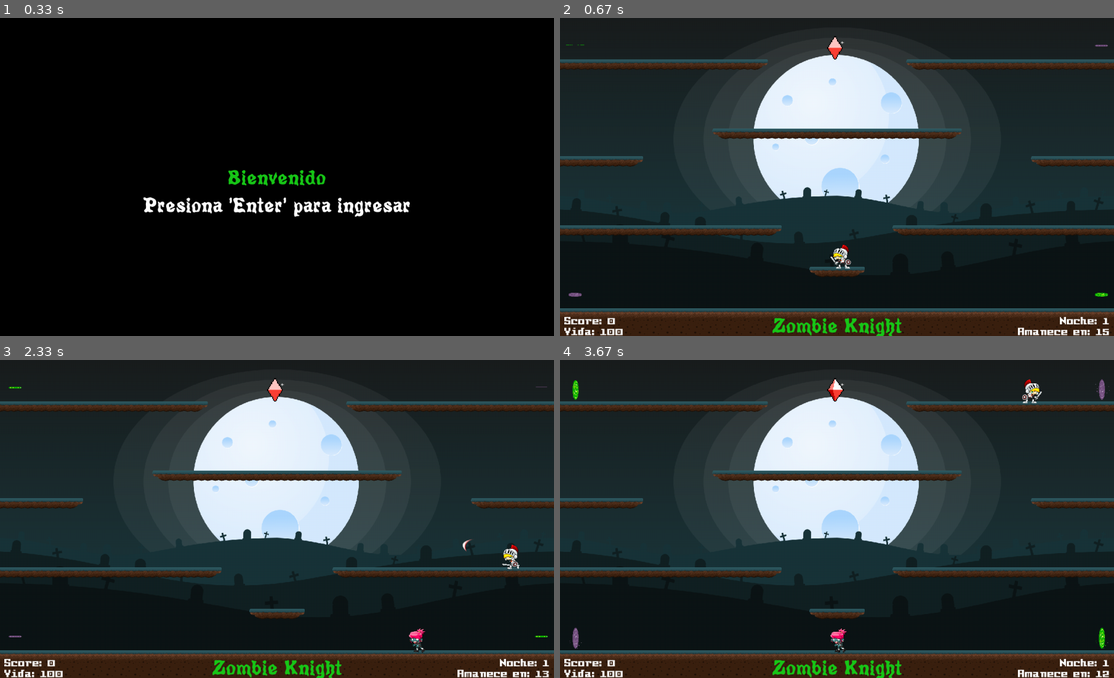
Above: before the commit, frames 1-4 (two rows, left to right).
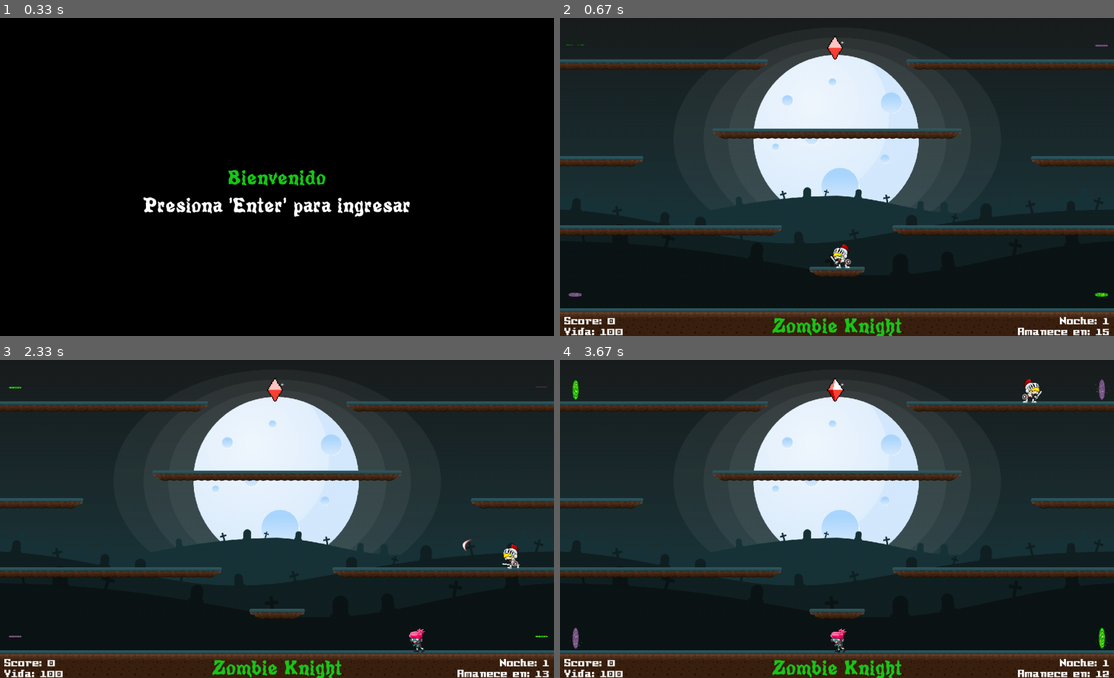
Above: after the commit, the same moments.

Repository: Delbelt/Juego-Python-Pygame-2D
Game: pygame game, started from zombie_knight.py
Same seed, same stepped clock (60 frames per second), same inputs: the game is played once before the commit and once after it.
Inputs:
- Up to frame 1 (0.33 s): no input
- Up to frame 2 (0.67 s): tap Enter at 0.33 s
- Up to frame 3 (2.33 s): tap Enter at 0.67 s; hold Right 1-1.47 s; tap Space at 1.07, 1.37, 1.57, 1.87, 2.07 s; hold Right 1.5-1.97 s; hold Left from 2 s (still down); tap X at 2.15 s
- Up to frame 4 (3.67 s): tap Space at 2.37, 2.63, 2.93, 3.07, 3.37 s; release Left at 2.53 s; hold Left 2.57-2.97 s; hold Right 3-3.63 s

Frame 1 is identical in both runs. In frame 2, 0.1% of the frame differs, in the area x 48-53%, y 71-79%; in frame 3, less than 0.1%; in frame 4, 0.1%.

Commit message:
modificaciones menores

Diff:
--- a/zombie_knight.py
+++ b/zombie_knight.py
@@ -8,6 +8,7 @@
 
 #BALDOSAS DE 32 X 32: CALCULO PARA ASIGNAR LOS ESPACIOS EN EL MAPA MATRIZ:
 #SUPERFICIE DE VISUALIZACION: (32 X 32: 1280/32 = 40 ancho, 736/32 = 23 alto)
+#NOS DA UNA MATRIZ DE [40][23] SE MULTIPLICA POR 32, QUE SON EL TAMAÑO DE LAS TEXTURAS DE LOS MOSAICOS
 
 WIDTH = 1280 # ANCHO
 HEIGHT = 736 # ALTO
@@ -254,12 +255,15 @@
                     self.jugador.vida -= 20 #Nos resta N puntos de vida
                     self.jugador.sonido_daño.play() #Sonido de daño
 
+                    #TAMBIEN SE PODRIA AGREGAR QUE EL PERSONAJE NO PUEDA RECIBIR DAÑO POR 2 SEGUNDOS, EN VEZ DE CORRERLO, COMO UNA "CAPA DE PROTECCION"
                     #EVITAR QUE EL JUGADOR SIGA RECIBIENDO DAÑO CONTINUO:
                     self.jugador.posicion.x -= 200 * enemigo.direccion #LO DESPLAZA AL JUGADOR A OTRA POSICION  - TESTEAR
                     self.jugador.rect.bottomleft = self.jugador.posicion
 
         #SI EL JUGADOR COLISIONA CON EL POTENCIADOR
         if pygame.sprite.spritecollide(self.jugador, self.grupo_ruby, True): #True porque queremos que desaparezca cuando colisiona
+
+            #if tipo = numero: entonces --> Haga algo
 
             self.agarrar_ruby_sonido.play() #Reproduce la musica cuando AGARRA el potenciador
             self.score += 100 #La puntuacion que aumenta
@@ -748,7 +752,7 @@
             else: #Por contrario estas ABAJO
                 self.posicion.y = HEIGHT - 132 #132 Pixeles
 
-            self.rect.bottomleft = self.posicion #Guarda la posicion en la recta
+        self.rect.bottomleft = self.posicion #Guarda la posicion en la recta
 
 
     def chequear_animaciones(self): #Chequea las animaciones de salto y disparo
@@ -912,7 +916,7 @@
         #PERO SE PUEDE USAR PARA AGREGAR VARIAS CLASES DE ENEMIGOS
         #CON PROPIEDADES DIFERENTES - SKINS - HABILIDADES, ETC.
 
-        genero = random.randint(0,1) #COMO SON 2 TIPOS, EL AZAR SON 2 OPCIONES
+        genero = random.randint(0, 1) #COMO SON 2 TIPOS, EL AZAR SON 2 OPCIONES
 
         #0 = HOMBRE
         #1 = MUJER
@@ -972,7 +976,7 @@
                 #FLIP = INVERTIR(IMAGEN A VOLTEAR, HORIZONTAL, VERTICAL)
                 self.aturdido_izquierdo_sprites.append(pygame.transform.flip(sprite, True, False))
 
-        else:
+        else: #SI TOCA 1 = MUJER
 
             #ANIMACION - CAMINANDO DERECHA: ANEXAR A LA LISTA DE ANIMACIONES
             self.movimiento_derecho_sprites.append(pygame.transform.scale(pygame.image.load("images/zombie/girl/walk/Walk (1).png"),(64,64)))
@@ -1036,6 +1040,7 @@
         if self.direccion == -1:
             #CARGA LA IMAGEN DE PARTIDA
             self.image = self.movimiento_izquierdo_sprites[self.indice_sprite]
+
         else:
             self.image = self.movimiento_derecho_sprites[self.indice_sprite]
 
@@ -1304,6 +1309,7 @@
         #VARIABLES CONSTANTES:
         self.ACELERACION_VERTICAL = 3 #Gravedad
         self.HORIZONTAL_VELOCIDAD = 5 #Velocidad
+        #TIPO = random.randint(0,N) SE PODRIA AGREGAR DIFERENTES TIPOS DE POTENCIADORES (DIF. IMAGENES) Y EN LA CLASE "JUEGO" DEPENDIENDO EL "TIPO" QUE SEA HAGA DIFERENTES COSAS
 
         #Animacion de los fotogramas
         self.ruby_sprites = []
@@ -1416,7 +1422,6 @@
                 self.posicion.y = HEIGHT - 132 #132 Pixeles
 
             self.rect.bottomleft = self.posicion #Guarda la posicion en la recta
-
 
     def animacion(self, sprite_list, speed):
         #sprite_list[]: Lista que contiene las animaciones correspondientes
@@ -1589,9 +1594,9 @@
     [0, 0, 0, 0, 0, 0, 0, 0, 0, 0, 0, 0, 0, 0, 0, 0, 0, 0, 3, 4, 4, 5, 0, 0, 0, 0, 0, 0, 0, 0, 0, 0, 0, 0, 0, 0, 0, 0, 0, 0], #19
     [0, 0, 0, 0, 0, 0, 0, 0, 0, 0, 0, 0, 0, 0, 0, 0, 0, 0, 0, 0, 0, 0, 0, 0, 0, 0, 0, 0, 0, 0, 0, 0, 0, 0, 0, 0, 0, 0, 0, 0], #20
 
-    [8, 0, 0, 0, 0, 0, 0, 0 , 0 , 0, 0, 0, 0, 0, 0, 0, 0, 0, 0, 0, 0, 0, 0, 0, 0, 0, 0, 0, 0, 0, 0, 0, 0, 0, 0, 0, 0, 0, 7, 0], #21
-    [2, 2, 2, 2, 2, 2, 2, 2, 2, 2, 2, 2, 2, 2, 2, 2, 2, 2, 2, 2, 2, 2, 2, 2, 2, 2, 2, 2, 2, 2, 2, 2, 2, 2, 2, 2, 2, 2, 2, 2],   #22
-    [1, 1, 1, 1, 1, 1, 1, 1, 1, 1, 1, 1, 1, 1, 1, 1, 1, 1, 1, 1, 1, 1, 1, 1, 1, 1, 1, 1, 1, 1, 1, 1, 1, 1, 1, 1, 1, 1, 1, 1]    #23
+    [8, 0, 0, 0, 0, 0, 0, 0, 0, 0, 0, 0, 0, 0, 0, 0, 0, 0, 0, 0, 0, 0, 0, 0, 0, 0, 0, 0, 0, 0, 0, 0, 0, 0, 0, 0, 0, 0, 7, 0], #21
+    [2, 2, 2, 2, 2, 2, 2, 2, 2, 2, 2, 2, 2, 2, 2, 2, 2, 2, 2, 2, 2, 2, 2, 2, 2, 2, 2, 2, 2, 2, 2, 2, 2, 2, 2, 2, 2, 2, 2, 2], #22
+    [1, 1, 1, 1, 1, 1, 1, 1, 1, 1, 1, 1, 1, 1, 1, 1, 1, 1, 1, 1, 1, 1, 1, 1, 1, 1, 1, 1, 1, 1, 1, 1, 1, 1, 1, 1, 1, 1, 1, 1]  #23
 
             ]
 
@@ -1605,6 +1610,8 @@
     for j in range(len(mapa_mosaico[i])):
 
     #CADA CONDICION MUESTRA LOS OBJETOS CORRESPONDIENTES:
+
+    #SE LE ASIGNA LOS GRUPOS PARA CLASIFICAR CADA TIPO DE SPRITE U OBJETO
 
         #TIERRA:
         if mapa_mosaico[i][j] == 1:
@@ -1709,7 +1716,7 @@
                 #Pausa el juego
                 juego.pausar_juego("Juego en PAUSA!","Presiona 'P' para continuar")
 
-    #Dibujar (blit) el fondo en la pantalla:
+    #Dibujar (blit) el fondo en la pantalla: #SI SE DESACTIVA SE VEN LOS TRAZOS DE LAS ANIMACIONES
     display.blit(background_image, backgroud_rect) #Superposicion (Fondo, Fondo recta)
 
     #DIBUJAR AZULEJOS - TILES - GRAFICOS - OBJETOS - ESTRUCTURAS - PLATAFORMA - ETC
